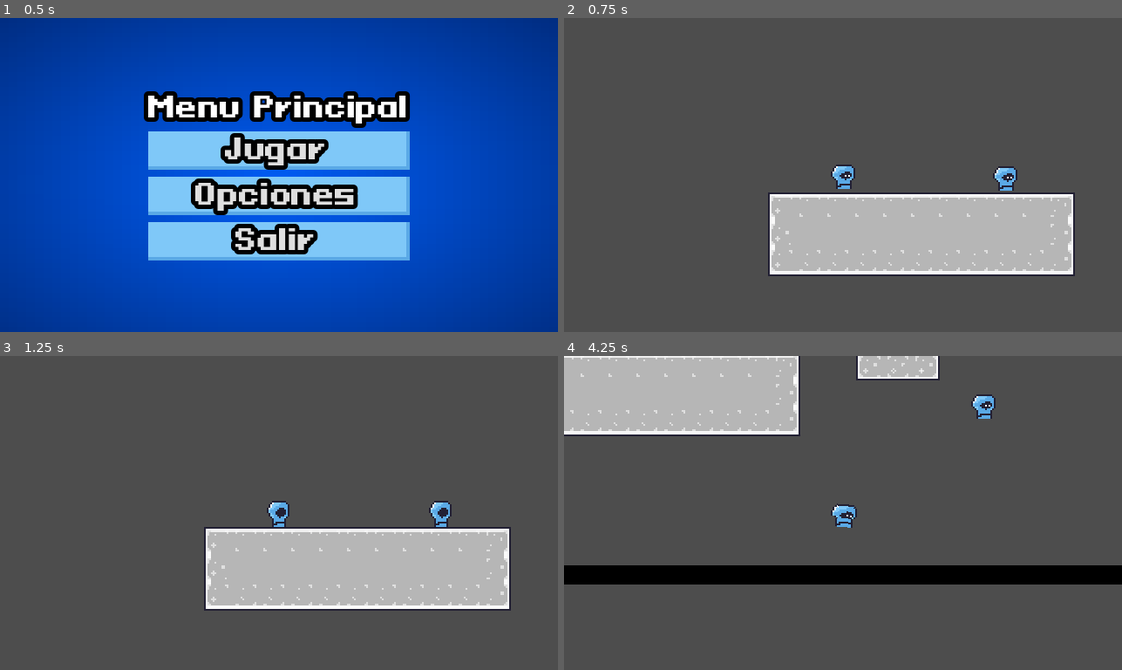
Above: before the commit, frames 1-4 (two rows, left to right).
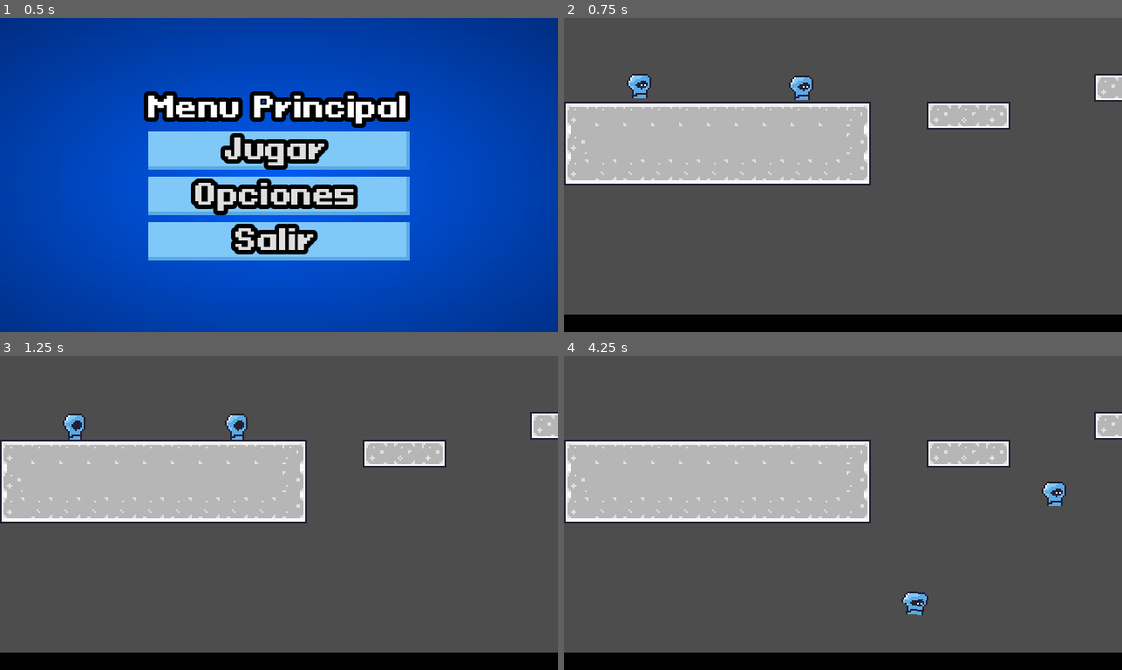
Above: after the commit, the same moments.

Repository: Alexoga9/Lame_Jam
Game: Godot game, scene res://Menu UI/Menu Principal/menu_principal.tscn
The game is run twice, just before and just after one commit, with the same random seed, the same clock (stepped at 60 frames per second) and the same inputs.
Inputs:
- Up to frame 1 (0.5 s): no input
- Up to frame 2 (0.75 s): click "Jugar" at 0.5 s
- Up to frame 3 (1.25 s): no input
- Up to frame 4 (4.25 s): hold D (mover_derecha) 1.28-2.78 s; tap Space (saltar) at 1.52, 2.27, 3.77 s; hold A (mover_izquierda) 2.78-3.53 s; hold D (mover_derecha) from 3.53 s (still down)

Frame 1 is identical in both runs. In frame 2, 38% of the frame differs, in the area x 0-100%, y 17-100%; in frame 3, 37%; in frame 4, 41%, in the area x 0-100%, y 0-100%.

Commit message:
Quite camara a Mancer2
Lo siento camara, eras tu o mis 7 niveles.

Diff:
--- a/Jugador/bubblemancerG2.tscn
+++ b/Jugador/bubblemancerG2.tscn
@@ -77,7 +77,7 @@
 collision_layer = 2
 script = ExtResource("1_c5jt8")
 velocidad = 100.0
-salto = 400.0
+salto = -400.0
 
 [node name="CollisionShape2D" type="CollisionShape2D" parent="."]
 position = Vector2(-0.5, 1)
@@ -94,5 +94,3 @@
 libraries = {
 "": SubResource("AnimationLibrary_f1igf")
 }
-
-[node name="Camera2D" type="Camera2D" parent="."]
--- a/Scenas/lv_1.tscn
+++ b/Scenas/lv_1.tscn
@@ -65,7 +65,6 @@
 
 [node name="Bubblemancer" parent="." instance=ExtResource("5_bo2m8")]
 position = Vector2(10, 151)
-salto = -400.0
 
 [node name="CanvasLayer" type="CanvasLayer" parent="."]
 
